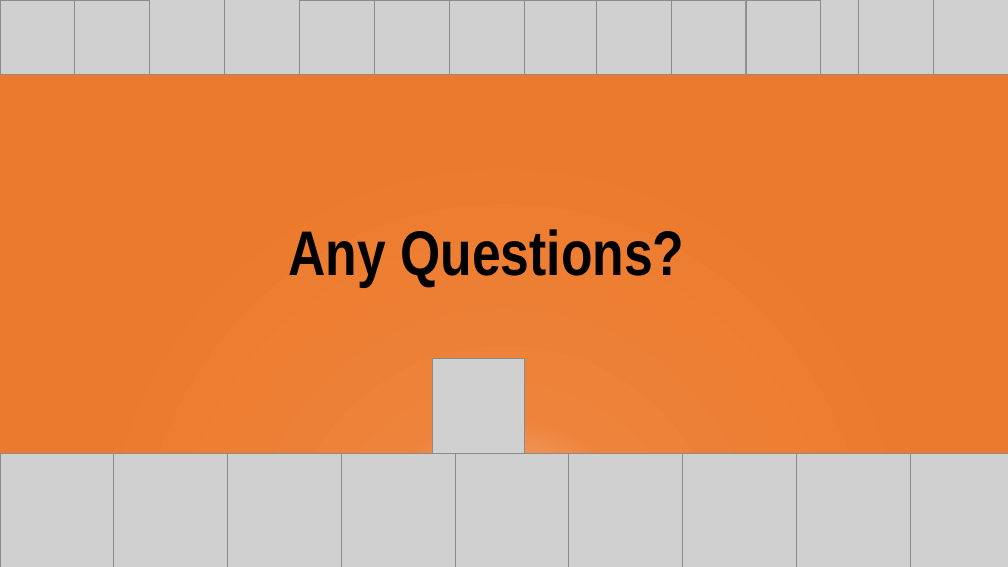
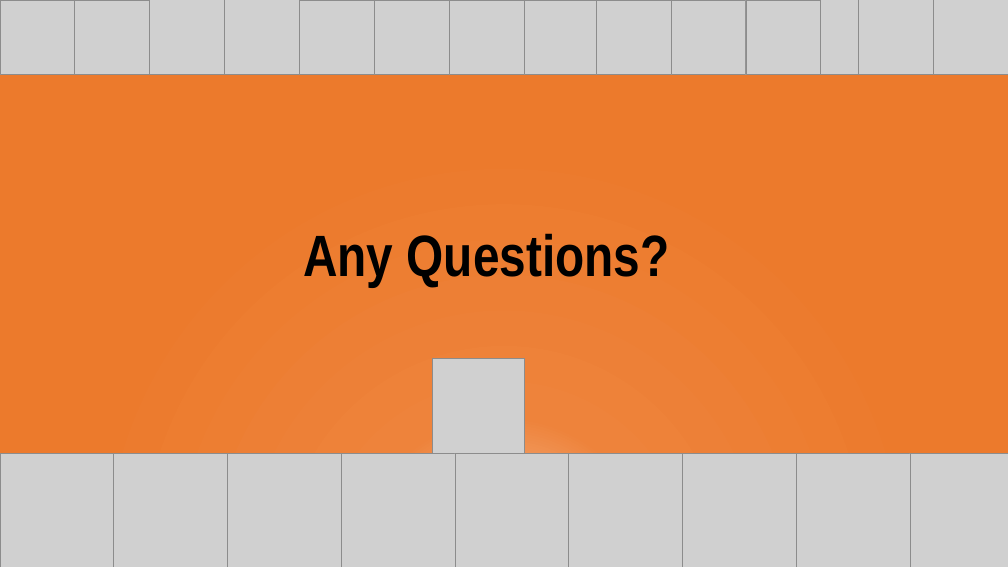
Before and after one commit to UoSGroupProjects1819/mgp-team-13, a slide deck: slide 6 of Presentations/Group 13 Level 4 & 5 Presentation.pptx. Drawn at 1008x567 pixels with LibreOffice and Linux fonts; fonts in the diff are those of the drawing; grey boxes stand for pictures. Boxes give left, top, right and bottom in pixels: in the first picture for what was removed or moved away, otherwise in the second. Text is boxed around its words. In the diff, an @@ line names an element or a change of style, - is before the commit and + after.

```diff
--- a/Presentations/Group 13 Level 4 & 5 Presentation.pptx
+++ b/Presentations/Group 13 Level 4 & 5 Presentation.pptx
@@ text "Any Questions?" at [303,233,670,287]: size 60 to 55.5 pt @@
```
Also in this commit, not shown: 4 other slides changed.
